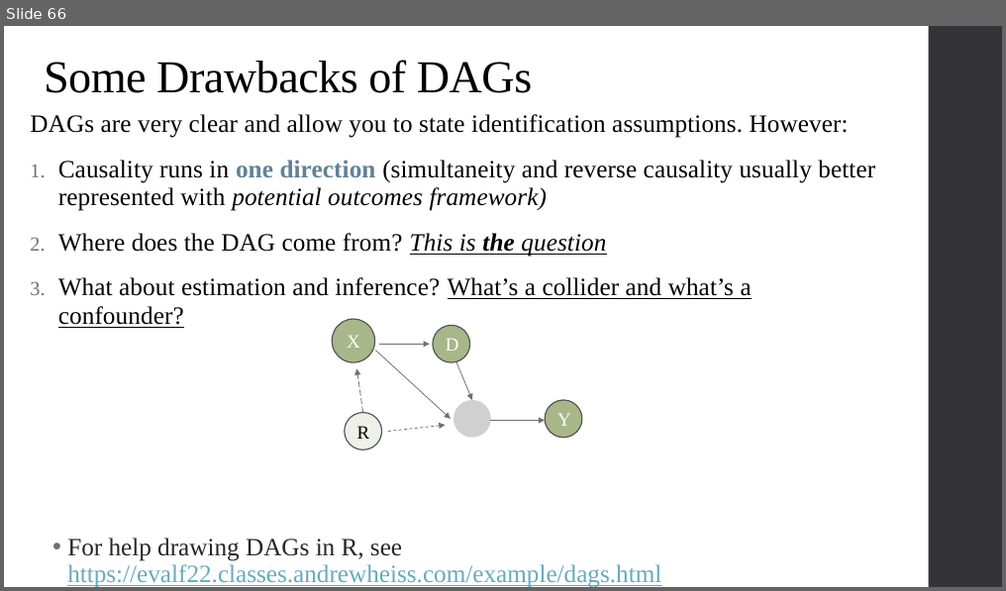
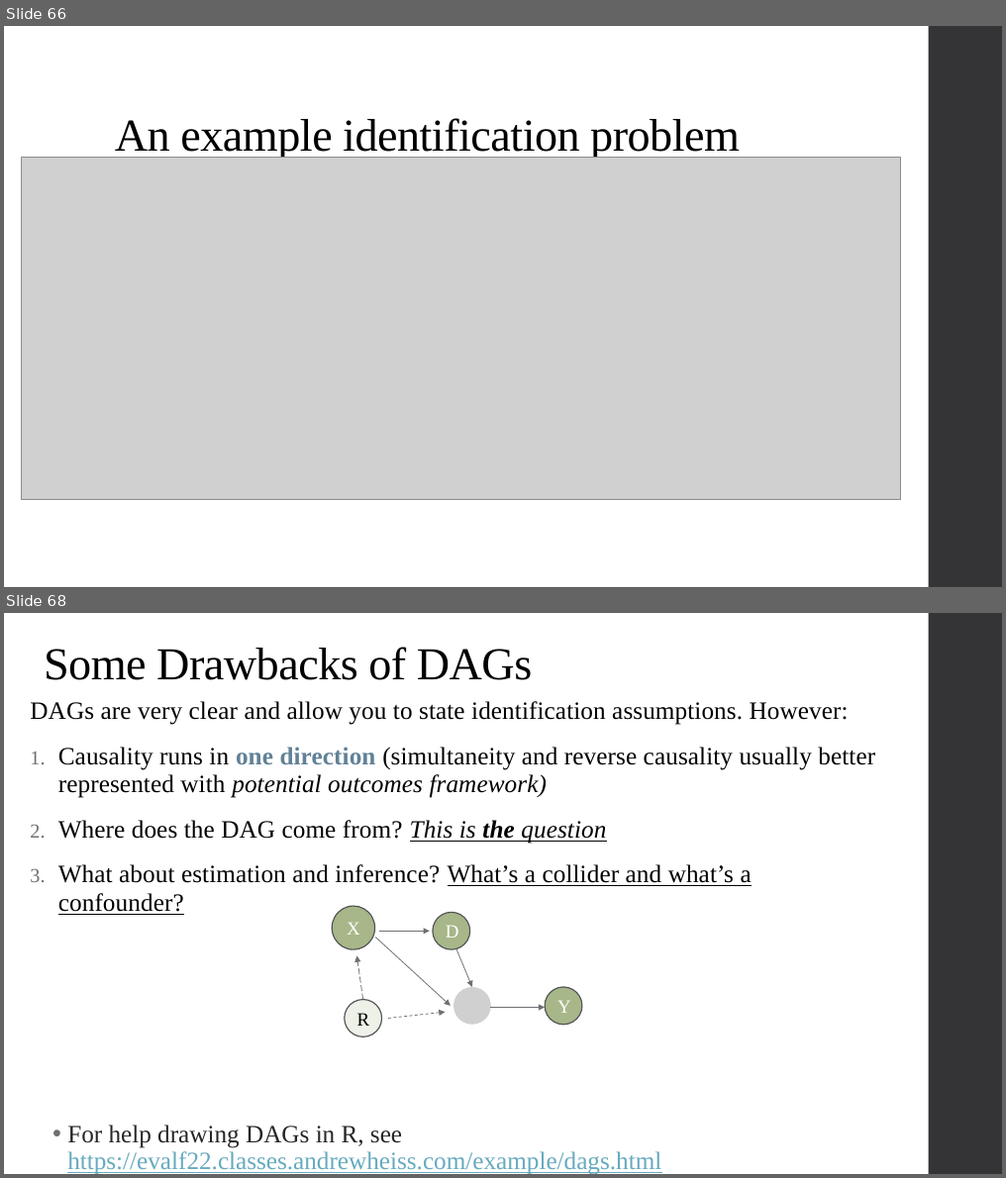
Before and after one commit to alex-hoagland/HAD5744, a slide deck: Lecture01_Introduction/Lecture1_Frameworks.pptx. Shown one above the other, each under a label of ours: slide 66 before the commit, slides 66 and 68 after it; the slides between them are not shown. The pictures are 1006x591 and 1006x1178 pixels, drawn with LibreOffice and Linux fonts; fonts in the diff are those of the drawing; grey boxes stand for pictures. Boxes give left, top, right and bottom in pixels: in the first picture for what was removed or moved away, otherwise in the second. Text is boxed around its words. In the diff, an @@ line names an element or a change of style, - is before the commit and + after.

```diff
--- a/Lecture01_Introduction/Lecture1_Frameworks.pptx
+++ b/Lecture01_Introduction/Lecture1_Frameworks.pptx
@@ slide 66 added at [4,26,1002,587], background #FFFFFF; not listed: 1 template element that a slide beside it also shows @@
@@ title added at [115,118,740,160], 44 pt, text #000000 @@
+An example identification problem
@@ picture added at [21,157,901,500] @@
@@ what was slide 66 is now slide 68 @@
```
Also in this commit, not shown: 1 slide changed, 1 other slide added.
